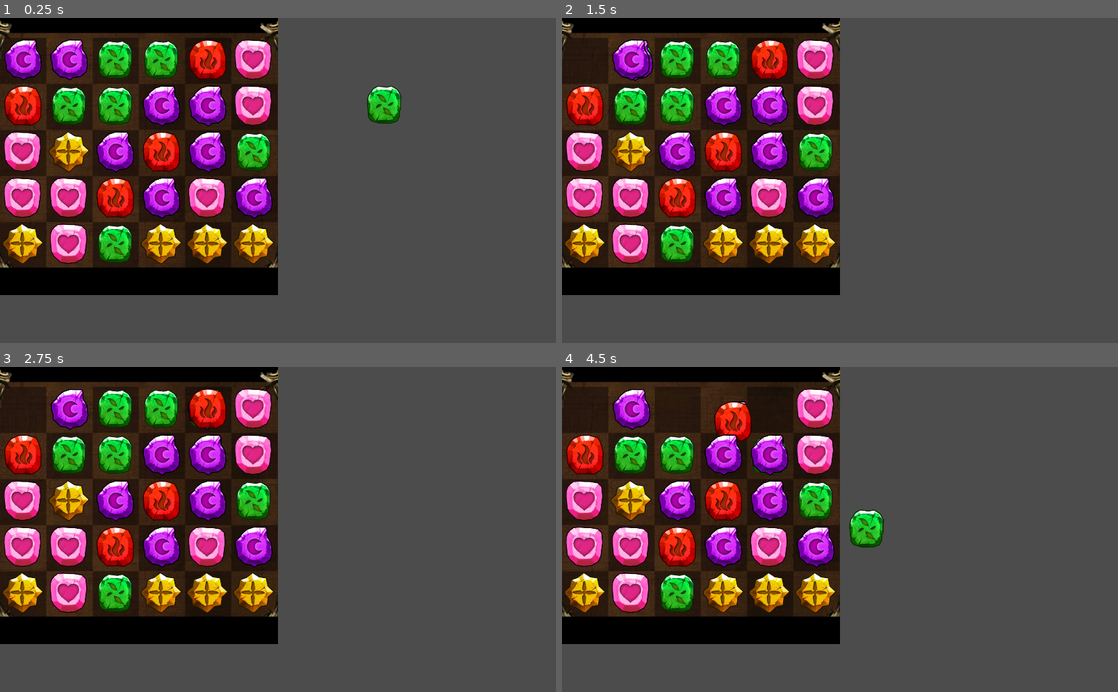
Above: before the commit, frames 1-4 (two rows, left to right).
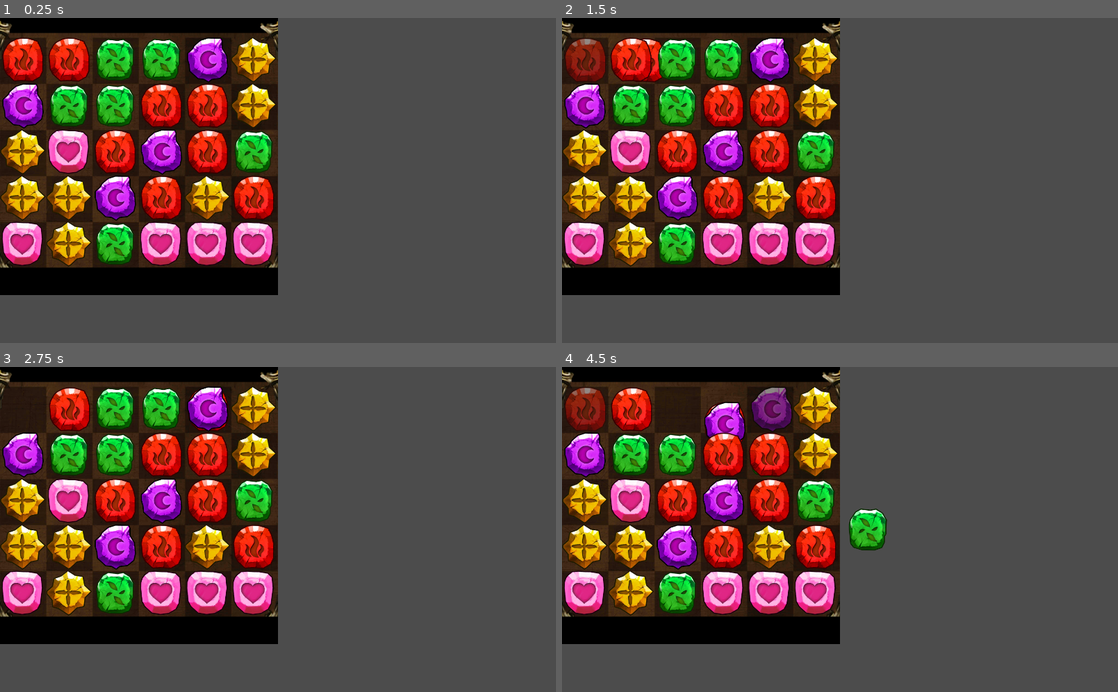
Above: after the commit, the same moments.

Repository: costoxff/TOS_simulator
Game: Godot game, scene res://sence/Main.tscn
Two runs of this game, one before a commit and one after it. Both use one fixed random seed, a clock stepped at 60 frames per second and the inputs below.
Inputs (mouse positions are in pixels of both pictures, inside the frame that each line leads up to):
- Up to frame 1 (0.25 s): no input
- Up to frame 2 (1.5 s): tap Enter at 0.5 s; drag from (945, 105) to (584, 60) at 0.52 s; drag from (584, 60) to (767, 60) at 1.27 s
- Up to frame 3 (2.75 s): move the mouse to (66, 409) at 2.02 s; click (66, 409) at 2.17 s
- Up to frame 4 (4.5 s): tap Space at 2.75 s; drag from (678, 409) to (767, 454) at 2.77 s; drag from (723, 409) to (867, 529) at 3.52 s; drag from (767, 409) to (628, 454) at 4.27 s

The runs differ from the first frame. In frame 1, 21% of the frame differs, in the area x 0-73%, y 5-77%; in frame 2, 21%; in frame 3, 20%; in frame 4, 21%.

Commit message:
modify
1. when you dragging gem the last position will has a temp gem  with half alpha value
2.  find a bug. when you dragging too quickly the gem will stick on your mouse cursor

Diff:
--- a/sence/Main.gd
+++ b/sence/Main.gd
@@ -3,8 +3,17 @@
 var gem_tscn = load("res://sence/gem.tscn")
 
 # Declare member variables here. Examples:
-var tile_space = []
+var gem_tilemap = []
 var tile_size = 85
+var last_selected_gem = {
+					"position": [0, 0],
+					"selected": false,
+					"type": 0,
+					"current_pos": Vector2(0, 0)}
+
+func get_gem(row: int, col: int):
+	return gem_tilemap[row][col]
+
 
 # Called when the node enters the scene tree for the first time.
 func _ready():
@@ -14,14 +23,14 @@
 #		for y in range(5):
 #			$TileMap.set_cell(x, y, (randi() - 4) % 6)
 	for col in range(5):
-		var raw_list = []
-		for raw in range(6):
-			raw_list.append(gem_tscn.instance())
-		tile_space.append(raw_list)
+		var row_list = []
+		for row in range(6):
+			row_list.append(gem_tscn.instance())
+		gem_tilemap.append(row_list)
 
 	for row in range(5):
 		for col in range(6):
-			var gem = tile_space[row][col]
+			var gem = gem_tilemap[row][col]
 			gem.position = gem.position.snapped(Vector2.ONE * tile_size)
 			gem.position += Vector2.ONE * (tile_size/2)
 			gem.position += (Vector2.RIGHT * col + Vector2.DOWN * (row)) * tile_size + $TileMap.position
@@ -31,5 +40,19 @@
 
 # Called every frame. 'delta' is the elapsed time since the previous frame.
 func _process(delta):
-
+	for row in range(5):
+		for col in range(6):
+			var gem = gem_tilemap[row][col]
+			if gem.selected:
+				last_selected_gem = {
+					"position": [row, col],
+					"selected": gem.selected,
+					"type": gem.type,
+					"current_pos": gem.current_position}
+#				print(last_selected_gem)
+				$TileMap.set_cell(col, row, gem.type)
+			else:
+				# TODO
+				# trying not to run for all the loop when reset gem
+				$TileMap.set_cell(col, row, -1)
 	pass
--- a/sence/Main.tscn
+++ b/sence/Main.tscn
@@ -1,10 +1,9 @@
-[gd_scene load_steps=7 format=2]
+[gd_scene load_steps=6 format=2]
 
 [ext_resource path="res://myAsset/Texture2D/gameplay_background_T512_RGB4.png" type="Texture" id=1]
 [ext_resource path="res://myAsset/Texture2D/gems/puzzleTex_T512_RGBA4.png" type="Texture" id=2]
 [ext_resource path="res://sence/Main.gd" type="Script" id=3]
 [ext_resource path="res://sence/TileMap.gd" type="Script" id=4]
-[ext_resource path="res://sence/gem.tscn" type="PackedScene" id=5]
 
 [sub_resource type="TileSet" id=1]
 0/name = "puzzleTex_T512_RGBA4.png 0"
@@ -100,6 +99,7 @@
 centered = false
 
 [node name="TileMap" type="TileMap" parent="."]
+modulate = Color( 1, 1, 1, 0.498039 )
 position = Vector2( 0, 35 )
 scale = Vector2( 0.67, 0.67 )
 tile_set = SubResource( 1 )
@@ -107,6 +107,3 @@
 cell_custom_transform = Transform2D( 85, 0, 0, 85, 0, 0 )
 format = 1
 script = ExtResource( 4 )
-
-[node name="Gem" parent="." instance=ExtResource( 5 )]
-position = Vector2( 707.688, 160.009 )
--- a/sence/gem.gd
+++ b/sence/gem.gd
@@ -2,33 +2,52 @@
 
 # texture pre-load
 var blue_gem = preload("res://myAsset/Texture2D/gems/normalGems/bule.png")
+var red_gem = preload("res://myAsset/Texture2D/gems/normalGems/red.png")
+var green_gem = preload("res://myAsset/Texture2D/gems/normalGems/green.png")
 var dark_gem = preload("res://myAsset/Texture2D/gems/normalGems/dark.png")
-var green_gem = preload("res://myAsset/Texture2D/gems/normalGems/green.png")
+var yellow_gem = preload("res://myAsset/Texture2D/gems/normalGems/yellow.png")
 var pink_gem = preload("res://myAsset/Texture2D/gems/normalGems/pink.png")
-var red_gem = preload("res://myAsset/Texture2D/gems/normalGems/red.png")
-var yellow_gem = preload("res://myAsset/Texture2D/gems/normalGems/yellow.png")
 # texture list
-var GEM_TYPE = [blue_gem, dark_gem, green_gem, pink_gem, red_gem, yellow_gem]
+var GEM_TYPE_L = [blue_gem, red_gem, green_gem, yellow_gem, dark_gem, pink_gem]
 
+enum{BLUE, RED, GREEN, YELLOW, DARK, PINK}
 var selected = false
-var fixed_position = null
+var current_position = null
+var type = null
+var gem_drag_speed = 45
 
 
 func send_argument(kwarg: Dictionary):
 	var gem_type = kwarg["gem_type"]
 
+
 func _ready():
 	# random texture
 	randomize()
 	# randi(): Generates a pseudo-random 32-bit unsigned integer between 0 and 4294967295 (inclusive)
-	# [ 4294967295 % 6 = 3 ] mean 0, 1, 2, 3 are redundant
+	# [ 4294967295 % 6 = 3 ] mean there are 4 redundant number that is  0, 1, 2, 3
 	# the range is 0 ~ (4294967295 - 4)
-	$Sprite.texture = GEM_TYPE[(randi() - 4) % 6]
-	fixed_position = position
+	var type_tmp = GEM_TYPE_L[(randi() - 4) % 6]
+	$Sprite.texture = type_tmp
+
+	if type_tmp == blue_gem:
+		type = BLUE
+	elif type_tmp == red_gem:
+		type = RED
+	elif type_tmp == green_gem:
+		type = GREEN
+	elif type_tmp == yellow_gem:
+		type = YELLOW
+	elif type_tmp == dark_gem:
+		type = DARK
+	else:
+		type = PINK
+
+	current_position = position
 
 func _physics_process(delta):
 	if selected:
-		global_position = lerp(global_position, get_global_mouse_position(), 25 * delta)
+		global_position = lerp(global_position, get_global_mouse_position(), gem_drag_speed * delta)
 
 func position_exchange():
 	pass
@@ -39,4 +58,7 @@
 		if event.is_pressed():
 			selected = true
 		else:
+			# FIXME
+			# when mouse input release out of the region of collisionshape
+			# gem instance stick on mouse cursor.
 			selected = false
--- a/sence/gem.tscn
+++ b/sence/gem.tscn
@@ -4,7 +4,7 @@
 [ext_resource path="res://myAsset/Texture2D/gems/normalGems/bule.png" type="Texture" id=2]
 
 [sub_resource type="CircleShape2D" id=1]
-radius = 42.589
+radius = 53.2287
 
 [node name="Gem" type="Area2D"]
 scale = Vector2( 0.6, 0.6 )
@@ -14,6 +14,7 @@
 }
 
 [node name="Sprite" type="Sprite" parent="."]
+scale = Vector2( 1.1, 1.1 )
 texture = ExtResource( 2 )
 
 [node name="CollisionShape2D" type="CollisionShape2D" parent="."]
